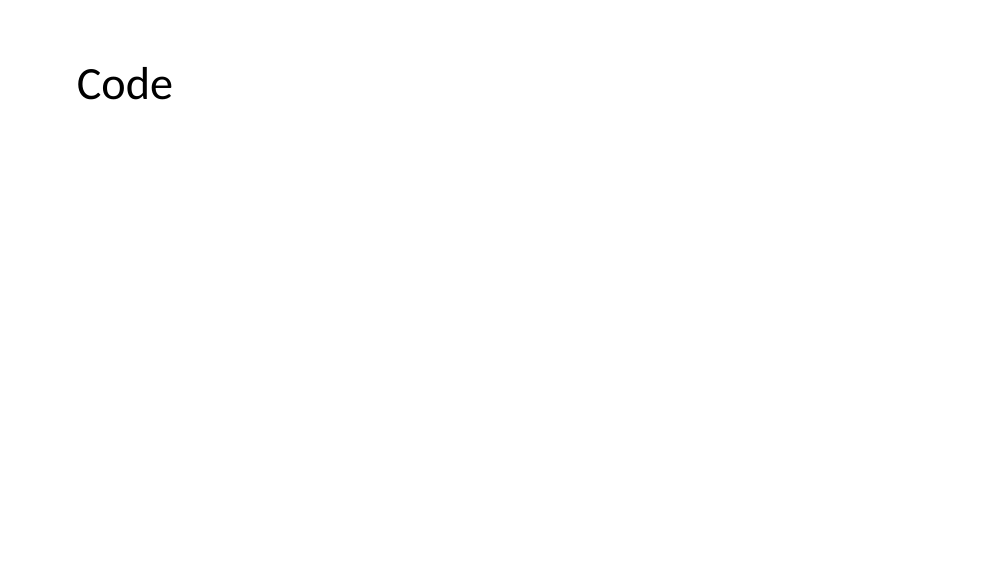
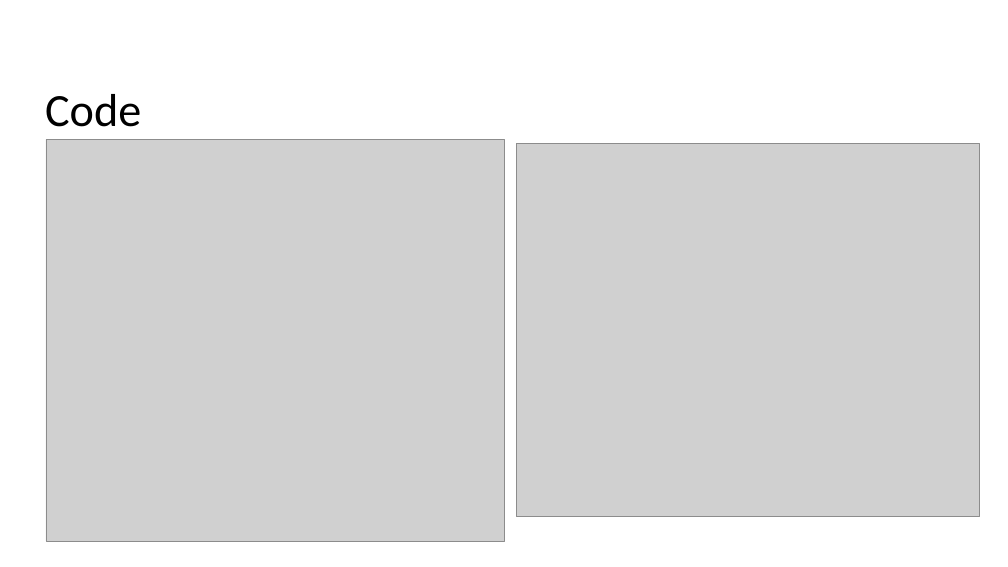
Before and after one commit to EmperorOfRoma/Zorrilla--Jaime-Cesar---Gun-Run, a slide deck: slide 5 of Gun Run Presentation.pptx. Drawn at 1008x567 pixels with LibreOffice and Linux fonts; fonts in the diff are those of the drawing; grey boxes stand for pictures. Boxes give left, top, right and bottom in pixels: in the first picture for what was removed or moved away, otherwise in the second. Text is boxed around its words. In the diff, an @@ line names an element or a change of style, - is before the commit and + after.

```diff
--- a/Gun Run Presentation.pptx
+++ b/Gun Run Presentation.pptx
@@ title "Code": place and size @@
-title "Code" at box(77, 67, 173, 100)
+title "Code" at box(45, 94, 141, 127)
@@ picture added at box(46, 139, 504, 541) @@
@@ picture added at box(516, 143, 980, 517) @@
```
Also in this commit, not shown: 1 other slide changed, 2 slides added, 1 slide removed.
